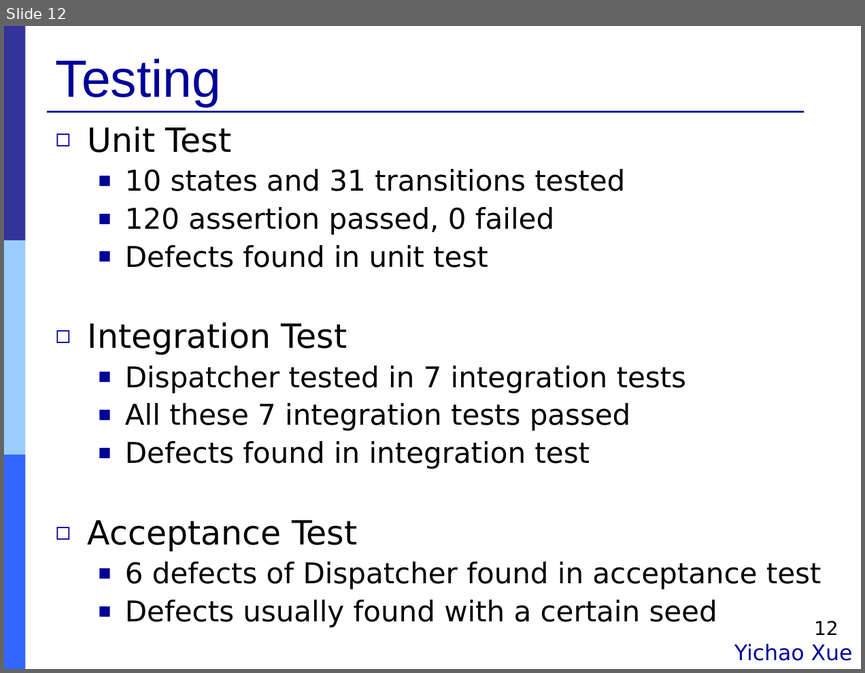
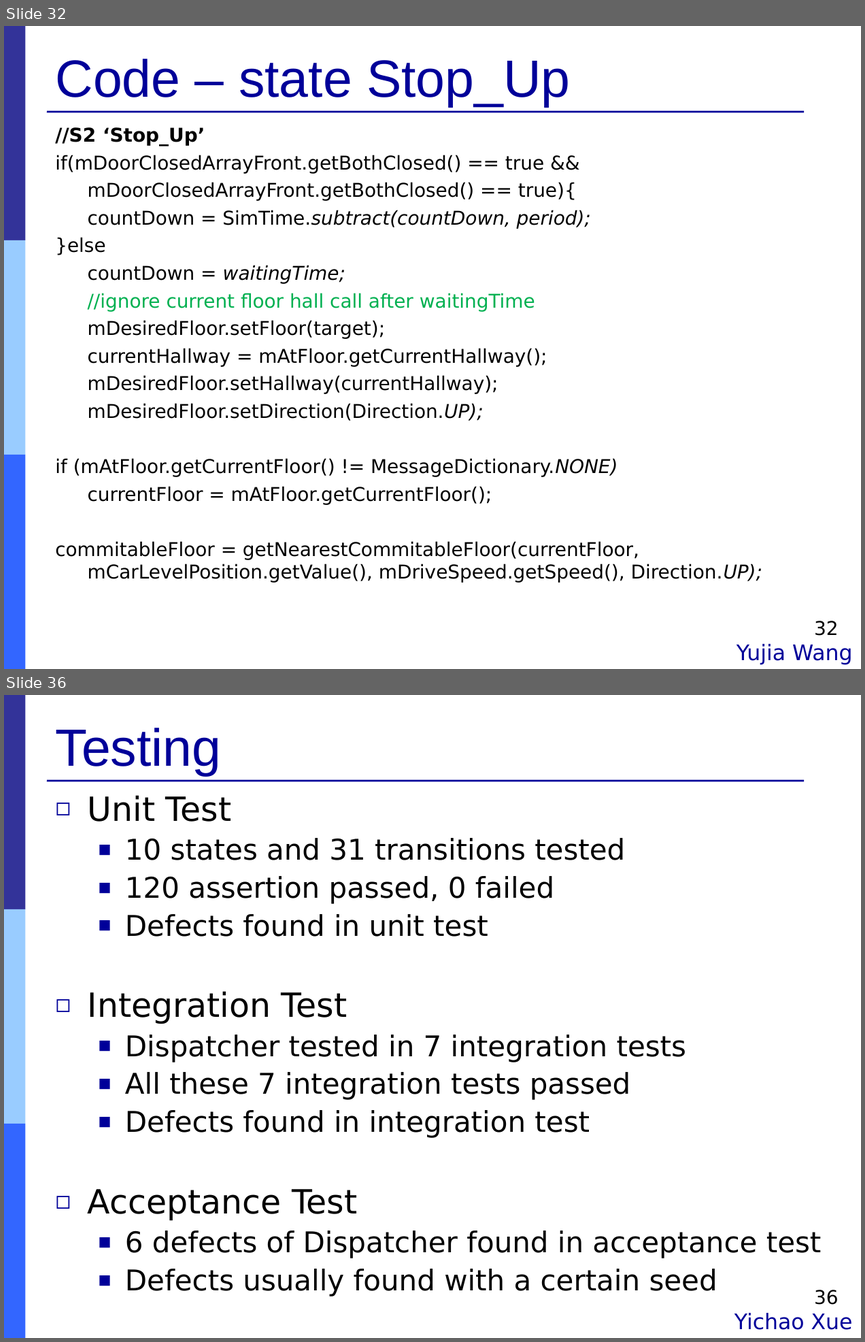
Before and after one commit to Muliang/18649, a slide deck: logs/09_final_pres.ppt. Shown one above the other, each under a label of ours: slide 12 before the commit, slides 32 and 36 after it; the slides between them are not shown. The pictures are 865x673 and 865x1342 pixels, drawn with LibreOffice and Linux fonts; fonts in the diff are those of the drawing. Boxes give left, top, right and bottom in pixels: in the first picture for what was removed or moved away, otherwise in the second. Text is boxed around its words. In the diff, an @@ line names an element or a change of style, - is before the commit and + after.

Commit message:
pres state chart and code parts

```diff
--- a/logs/09_final_pres.ppt
+++ b/logs/09_final_pres.ppt
@@ slide 32 added at (4, 26, 861, 669), background #FFFFFF; not listed: 4 template elements that a slide beside it also shows @@
@@ title added at (56, 59, 570, 107), 44 pt, text #000099 @@
+Code – state Stop_Up
@@ text added at (55, 127, 763, 582), 16 pt, text #000000 @@
+//S2 ‘Stop_Up’
+if(mDoorClosedArrayFront.getBothClosed() == true &&
+mDoorClosedArrayFront.getBothClosed() == true){
+countDown = SimTime.subtract(countDown, period);
+}else
+countDown = waitingTime;
+//ignore current floor hall call after waitingTime
+mDesiredFloor.setFloor(target);
+currentHallway = mAtFloor.getCurrentHallway();
+mDesiredFloor.setHallway(currentHallway);
+mDesiredFloor.setDirection(Direction.UP);
+if (mAtFloor.getCurrentFloor() != MessageDictionary.NONE)
+currentFloor = mAtFloor.getCurrentFloor();
+commitableFloor = getNearestCommitableFloor(currentFloor, mCarLevelPosition.getValue(), mDriveSpeed.getSpeed(), Direction.UP);
@@ page number added at (814, 620, 838, 635), 16 pt, text #000000 @@
+32
@@ text added at (736, 643, 852, 665), 18 pt, text #000099 @@
+Yujia Wang
@@ what was slide 12 is now slide 36 @@
@@ page number at (814, 1289, 838, 1304): text changed @@
-12
+36
```
Also in this commit, not shown: 7 slides changed, 24 other slides added, 1 slide removed.
